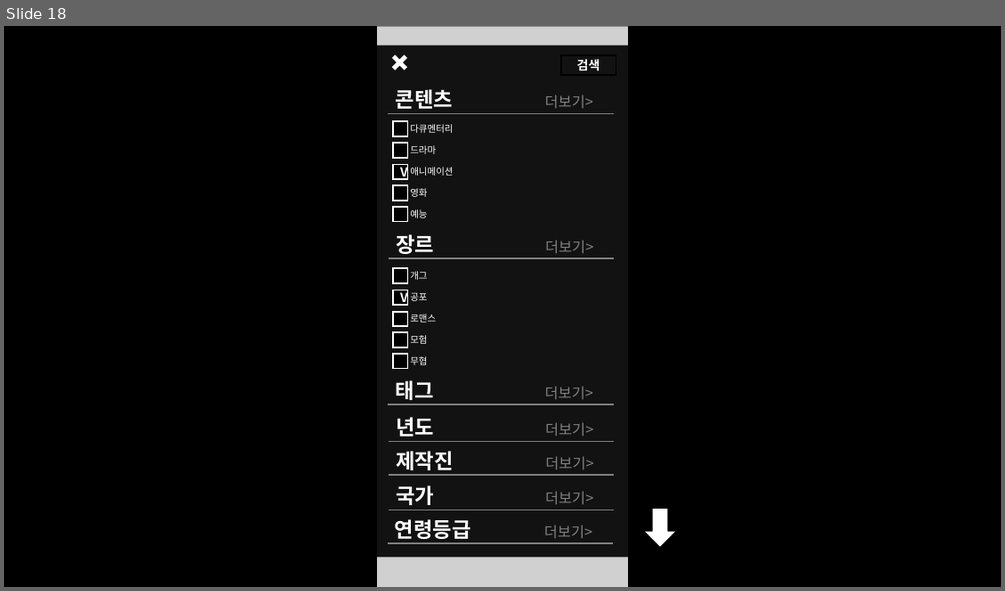
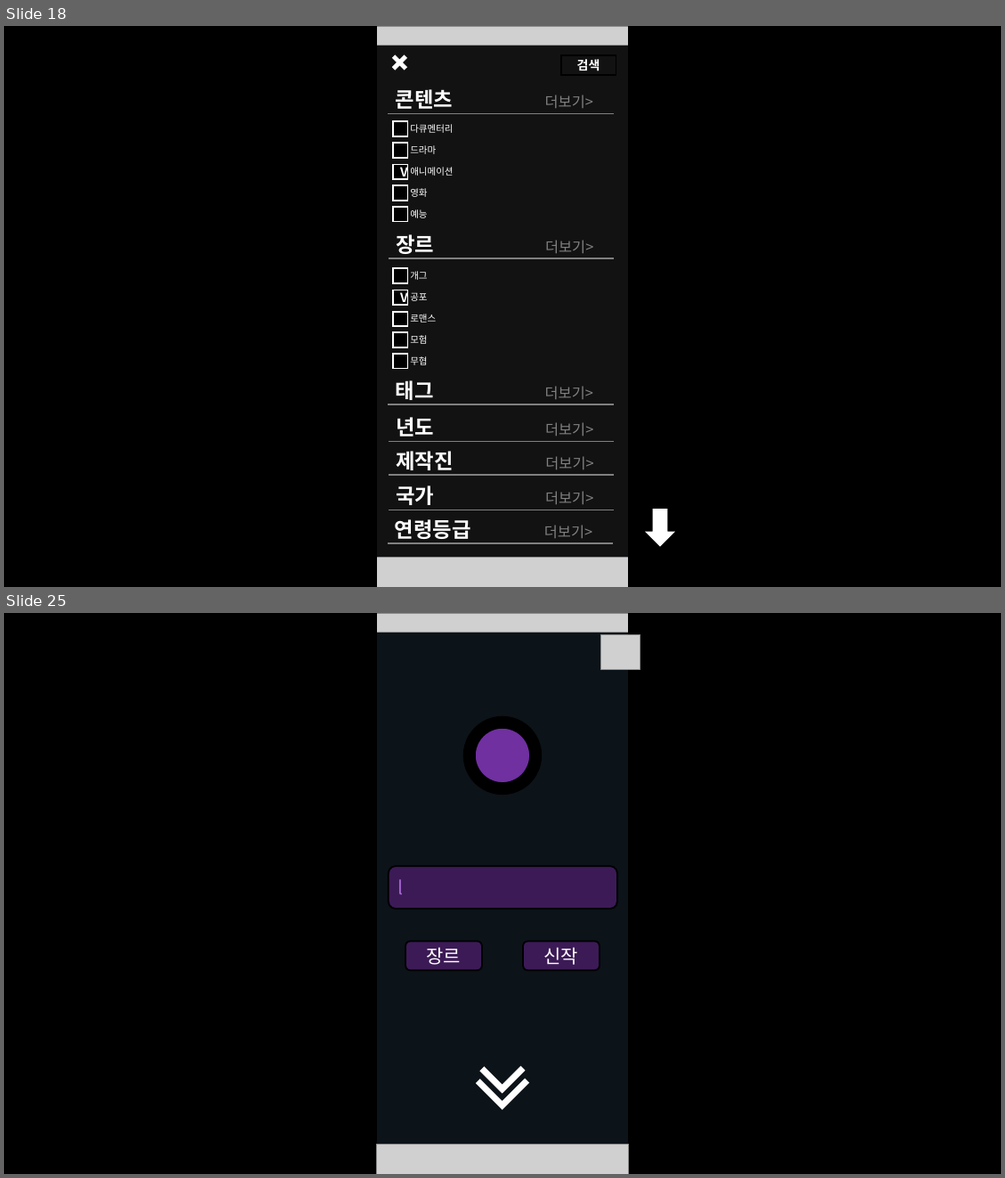
Before and after one commit to lhs020208/GameInterface-7, a slide deck: 7조 기말과제 - 숏폼형 모바일 OTT.pptm. Shown one above the other, each under a label of ours: slide 18 before the commit, slides 18 and 25 after it; the slides between them are not shown. The pictures are 1005x591 and 1005x1178 pixels, drawn with LibreOffice and Linux fonts; fonts in the diff are those of the drawing; grey boxes stand for pictures; background and template pictures are left out. Boxes give left, top, right and bottom in pixels: in the first picture for what was removed or moved away, otherwise in the second. Text is boxed around its words. In the diff, an @@ line names an element or a change of style, - is before the commit and + after.

```diff
--- a/7조 기말과제 - 숏폼형 모바일 OTT.pptm
+++ b/7조 기말과제 - 숏폼형 모바일 OTT.pptm
@@ slide 25 added at [4, 613, 1001, 1174], background #FFFFFF @@
@@ rectangle added at [4, 613, 376, 1174], fill #000000, outline #000000 1.5 pt @@
@@ rectangle added at [376, 633, 629, 1143], fill #0C1319, outline #0C1319 1.5 pt @@
@@ picture added at [376, 613, 629, 633] @@
@@ picture added at [600, 634, 640, 670] @@
@@ rectangle added at [629, 613, 1001, 1174], fill #000000, outline #000000 1.5 pt @@
@@ ellipse added at [469, 722, 535, 788], fill #7030A0, outline #000000 12 pt @@
@@ rounded rectangle added at [388, 866, 617, 908], fill #3C1A56, outline #000000 1.5 pt, 18 pt, text #A365D1 @@
+l
@@ rounded rectangle added at [405, 941, 482, 971], fill #3C1A56, outline #000000 1.5 pt, 18 pt, text #FFFFFF @@
+장르
@@ rounded rectangle added at [523, 941, 599, 971], fill #3C1A56, outline #000000 1.5 pt, 18 pt, text #FFFFFF @@
+신작
@@ freeform shape added at [477, 1056, 527, 1105], outline #FFFFFF 6 pt @@
@@ freeform shape added at [482, 1048, 523, 1089], outline #FFFFFF 6 pt @@
@@ picture added at [376, 1144, 629, 1174] @@
```
Also in this commit, not shown: 2 slides changed, 12 other slides added.
